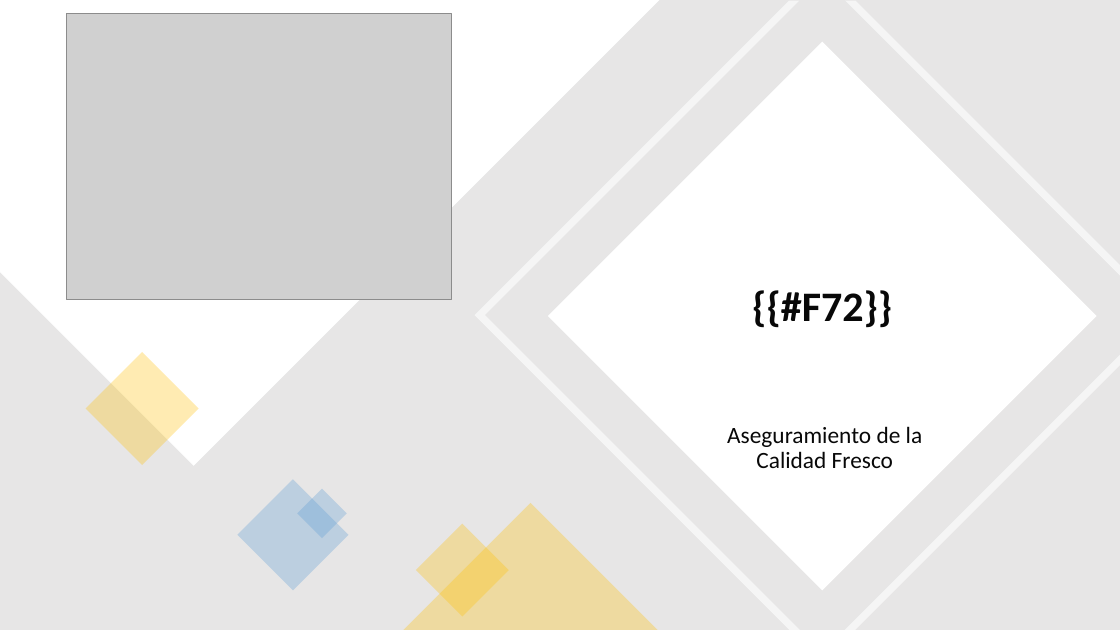
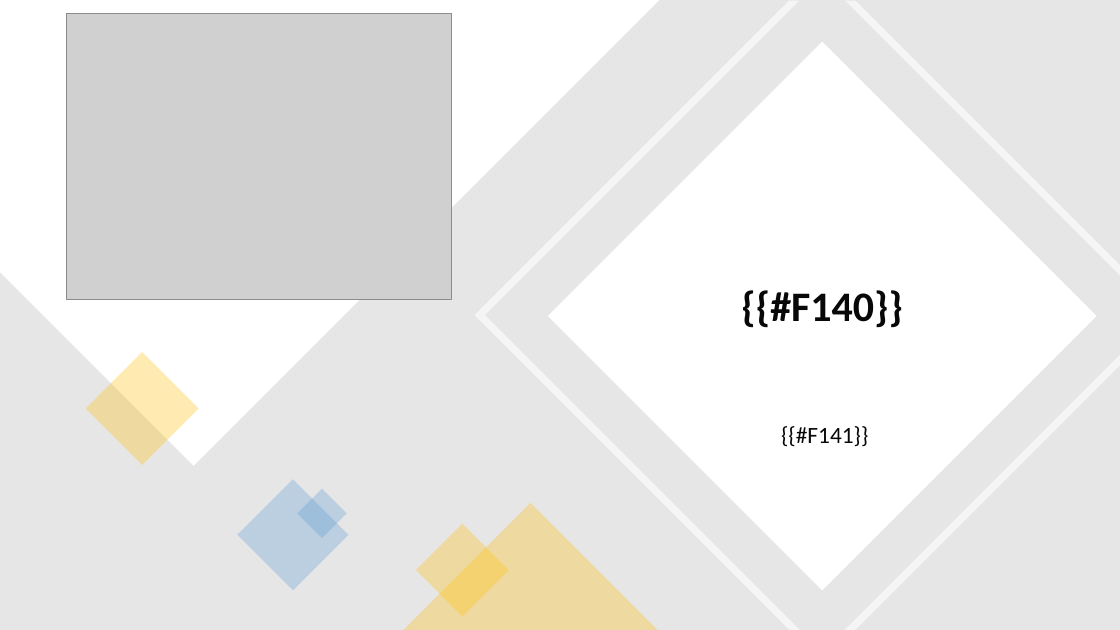
Before and after one commit to JohanCh01/flujo-cosecha, a slide deck: slide 7 of lib/plantilla_reporte.pptx. Drawn at 1120x630 pixels with LibreOffice and Linux fonts; fonts in the diff are those of the drawing; grey boxes stand for pictures. Boxes give left, top, right and bottom in pixels: in the first picture for what was removed or moved away, otherwise in the second. Text is boxed around its words. In the diff, an @@ line names an element or a change of style, - is before the commit and + after.

```diff
--- a/lib/plantilla_reporte.pptx
+++ b/lib/plantilla_reporte.pptx
@@ title at <box>741,290,903,328</box>: text changed @@
-{{#F72}}
+{{#F140}}
@@ subtitle at <box>781,426,868,447</box>: text changed @@
-Aseguramiento de la Calidad Fresco
+{{#F141}}
```
Also in this commit, not shown: 12 other slides changed, 24 other files.
